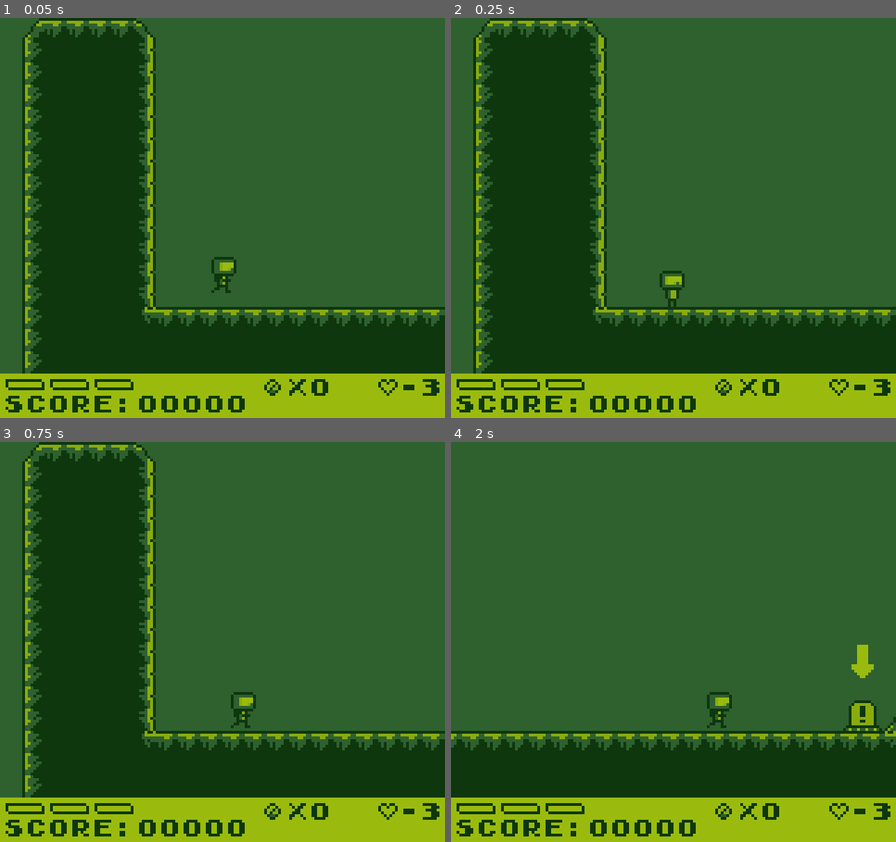
Above: before the commit, frames 1-4 (two rows, left to right).
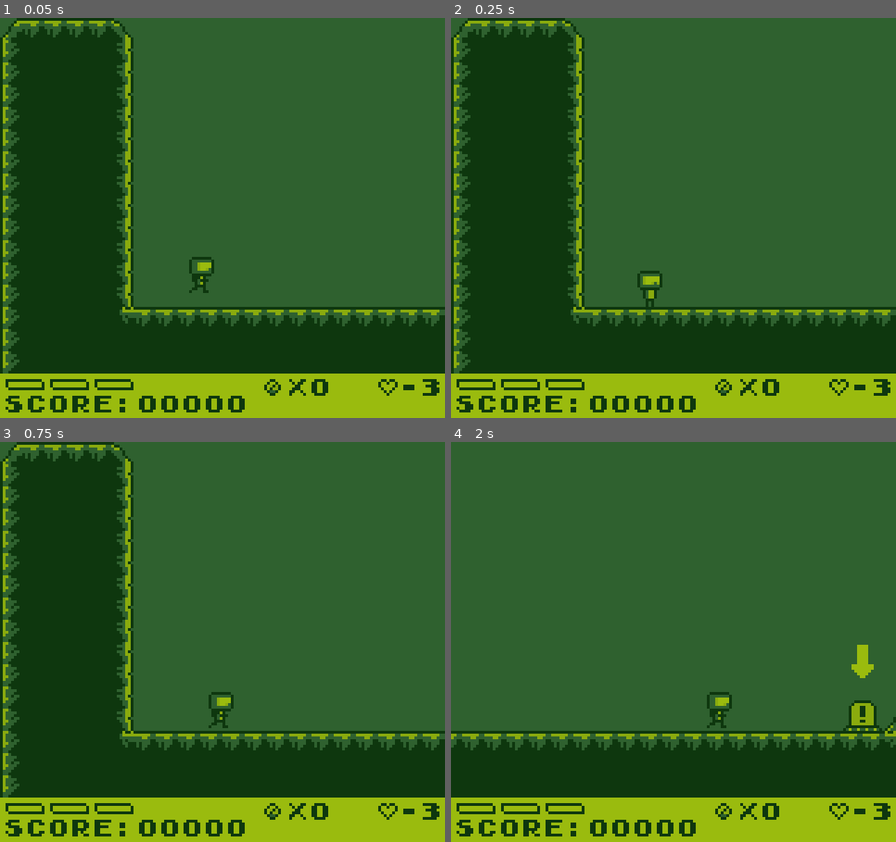
Above: after the commit, the same moments.

Repository: AlanRostem/TurboTrooper
Game: Godot game, scene res://scenes/main/Main.tscn
Two runs of this game, one before a commit and one after it. Both use one fixed random seed, a clock stepped at 60 frames per second and the inputs below. Sound files missing from this copy of the repository are replaced by a short silence.
Inputs:
- Up to frame 1 (0.05 s): no input
- Up to frame 2 (0.25 s): no input
- Up to frame 3 (0.75 s): tap Enter at 0.5 s; hold D (move_right) from 0.53 s (still down); tap S (aim_down) at 0.6 s
- Up to frame 4 (2 s): keep holding D (move_right); tap Space (jump) at 0.77, 1.52 s; tap W (aim_up) at 1.35 s

The runs differ from the first frame. In frame 1, 9.8% of the frame differs, in the area x 0-54%, y 0-89%; in frame 2, 9.8%; in frame 3, 9.8%; in frame 4, nothing differs.

Commit message:
camera fixx

Diff:
--- a/project/scenes/game/level/Level.tscn
+++ b/project/scenes/game/level/Level.tscn
@@ -15,6 +15,7 @@
 script = ExtResource( 2 )
 
 [node name="Player" parent="GameWorld/EntityPool" index="0" instance=ExtResource( 4 )]
+position = Vector2( -8, 96 )
 
 [node name="ScrapHoverText" parent="GameWorld" index="2"]
 visible = false
--- a/project/scenes/game/world/GameWorld.gd
+++ b/project/scenes/game/world/GameWorld.gd
@@ -32,6 +32,11 @@
 	var player = __entity_pool.get_node_or_null("Player")
 	if player != null:
 		assign_player_node(player)
+		var rect = __tile_map.get_used_rect()
+		rect.position *= __tile_map.get_tile_size()
+		rect.size *= __tile_map.get_tile_size()
+		player.set_camera_bounds(rect)
+
 
 func get_parent_level():
 	return __parent_level
--- a/project/scenes/game/world/entity/entities/player/Player.gd
+++ b/project/scenes/game/world/entity/entities/player/Player.gd
@@ -61,9 +61,26 @@
 onready var __right_roof_ray = $RoofDetector/RightRay
 onready var __left_roof_ray = $RoofDetector/LeftRay
 
+onready var __camera = $Camera2D
+
+var __controls_enabled = true
+
 #func _physics_process(delta):
 #	print(__dash_charge)
 #	print(get_velocity().x)
+
+func set_camera_bounds(bounds: Rect2):
+	__camera.limit_left = bounds.position.x;
+	__camera.limit_top = bounds.position.y;
+	__camera.limit_right = bounds.size.x;
+	__camera.limit_bottom = bounds.size.y;
+	print(bounds)
+
+func set_controls_enabled(value):
+	__controls_enabled = value
+
+func controls_enabled():
+	return __controls_enabled
 
 func run(direction: int, delta: float):
 	set_velocity_x(lerp(get_velocity().x, direction * max_dash_speed, dash_transition_weight))
--- a/project/scenes/game/world/entity/entities/player/Player.tscn
+++ b/project/scenes/game/world/entity/entities/player/Player.tscn
@@ -107,8 +107,6 @@
 
 [node name="Camera2D" type="Camera2D" parent="." index="8"]
 current = true
-limit_top = 0
-limit_bottom = 0
 drag_margin_h_enabled = true
 drag_margin_top = 1.0
 drag_margin_bottom = 1.0
--- a/project/scenes/game/world/entity/entities/player/components/state_machine/PlayerState.gd
+++ b/project/scenes/game/world/entity/entities/player/components/state_machine/PlayerState.gd
@@ -18,6 +18,7 @@
 var slide_by_fire_button = false
 
 func physics_process_input_update(delta):
+	if !player.controls_enabled(): return
 	move_left = Input.is_action_pressed("move_left")
 	move_right = Input.is_action_pressed("move_right")
 	jump = Input.is_action_just_pressed("jump")
--- a/project/scenes/game/world/environment/CustomTileMap.gd
+++ b/project/scenes/game/world/environment/CustomTileMap.gd
@@ -3,4 +3,4 @@
 
 # TODO: Make this return based on the tile set resource
 func get_tile_size():
-	return 16
+	return 8
